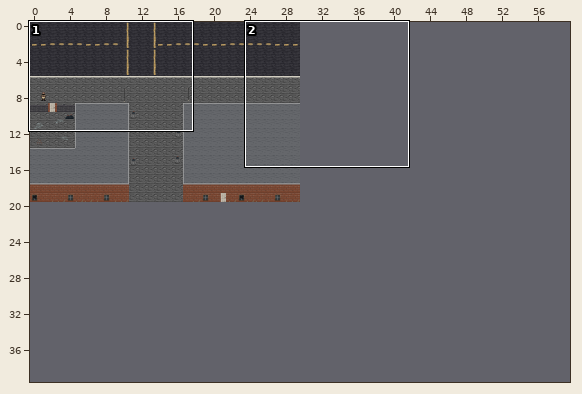
Two versions of a level (Tiled map, public/assets/tilemaps/world.tmx). The picture above shows the old version from afar; the outline marks the close-up.
Close-up. Before the edit:
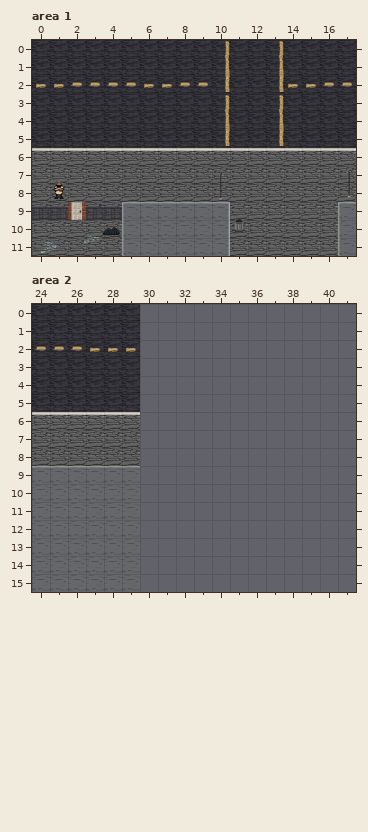
Cells are 64x64 px. Shown: area 1 x 0..17, y 0..11; area 2 x 24..41, y 0..15. The commit also changed other parts of the map, which this record leaves out. The old version is drawn lined up with the new one.
New version:
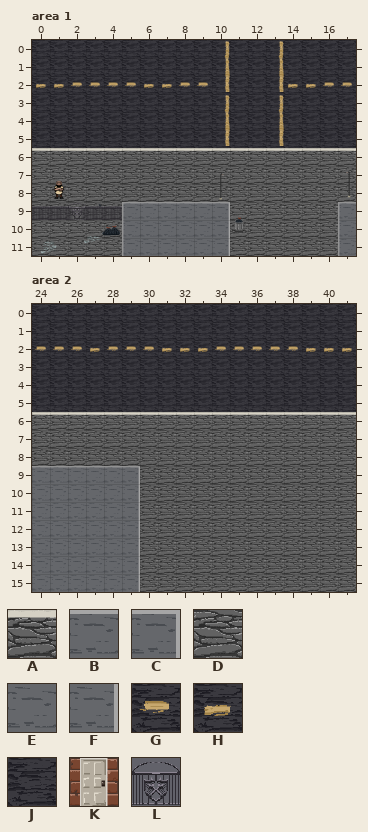
Key: from "grungy_ass_town": A 1, B 4, C 5, D 9, E 12, F 13, G 24, H 32, J 40, K 45, L 55.
_ is an empty cell.
Objects are placed by their top-left corner, in cells (3,4 is the top-left corner of cell 3,4); size is 1x1 cell unless given.
The commit says: Expanding map + gate fixes
Change:
map size 30x20 -> 60x40 cells
Layer "doors", area 1:
A new object: L "gate1" at 2,9.
Object K "Door1" at 2,9 is removed.
Layer "Floors", area 2:
There is now tile A in row 6 at x 30 to 41.
There is now tile D in rows 7 to 15 at x 30 to 41.
The edit turns tile H into tile G in row 2 at x 28 to 29.
There is now tile G in row 2 at x 30 and 34 to 38.
There is now tile H in row 2 at x 31 to 33 and 39 to 41.
There is now tile J in rows 0 to 1 at x 30 to 41; in rows 3 to 5 at x 30 to 41.
Layer "Walls", area 2:
The edit turns tile B into tile C in row 9 at x 29.
The edit turns tile E into tile F in rows 10 to 15 at x 29.
Boxes around the changes in both close-ups, in picture pixels (x1, y1, x2, y2):
changed: (68, 202, 86, 220)
changed: (106, 304, 356, 592)
